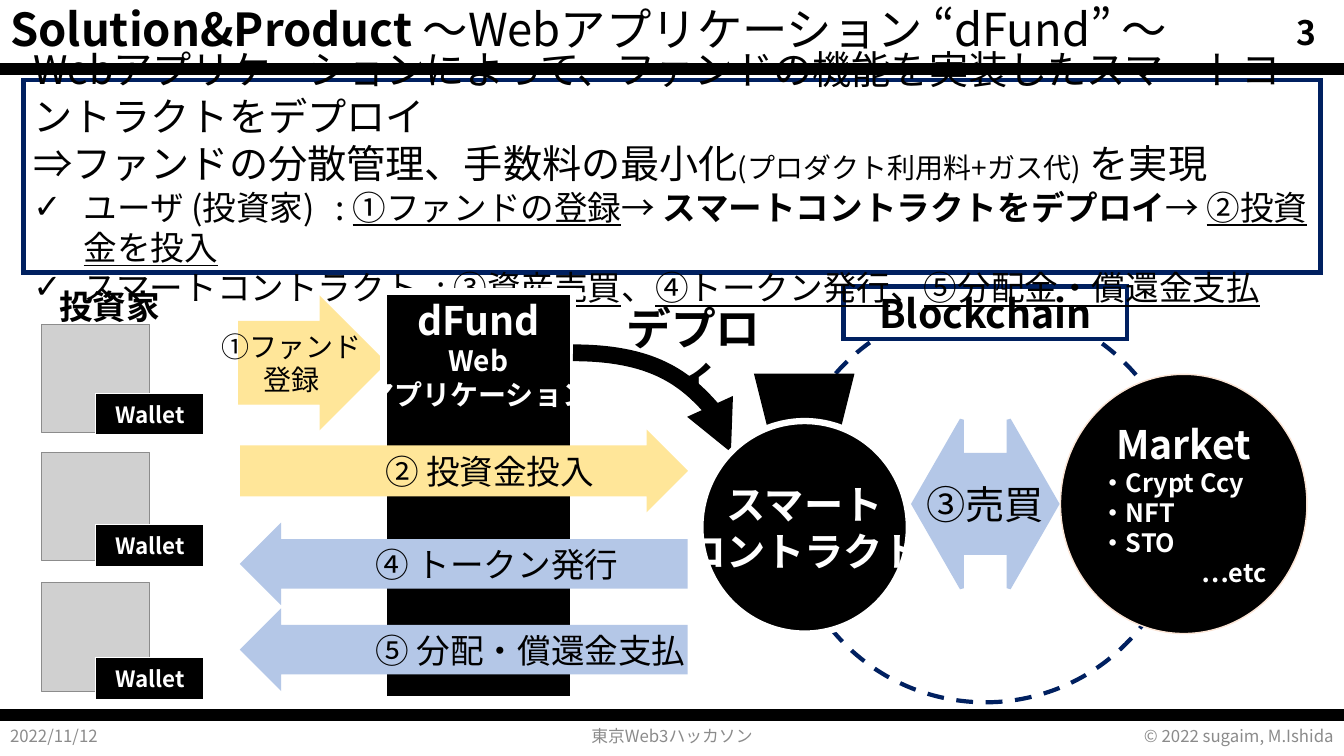
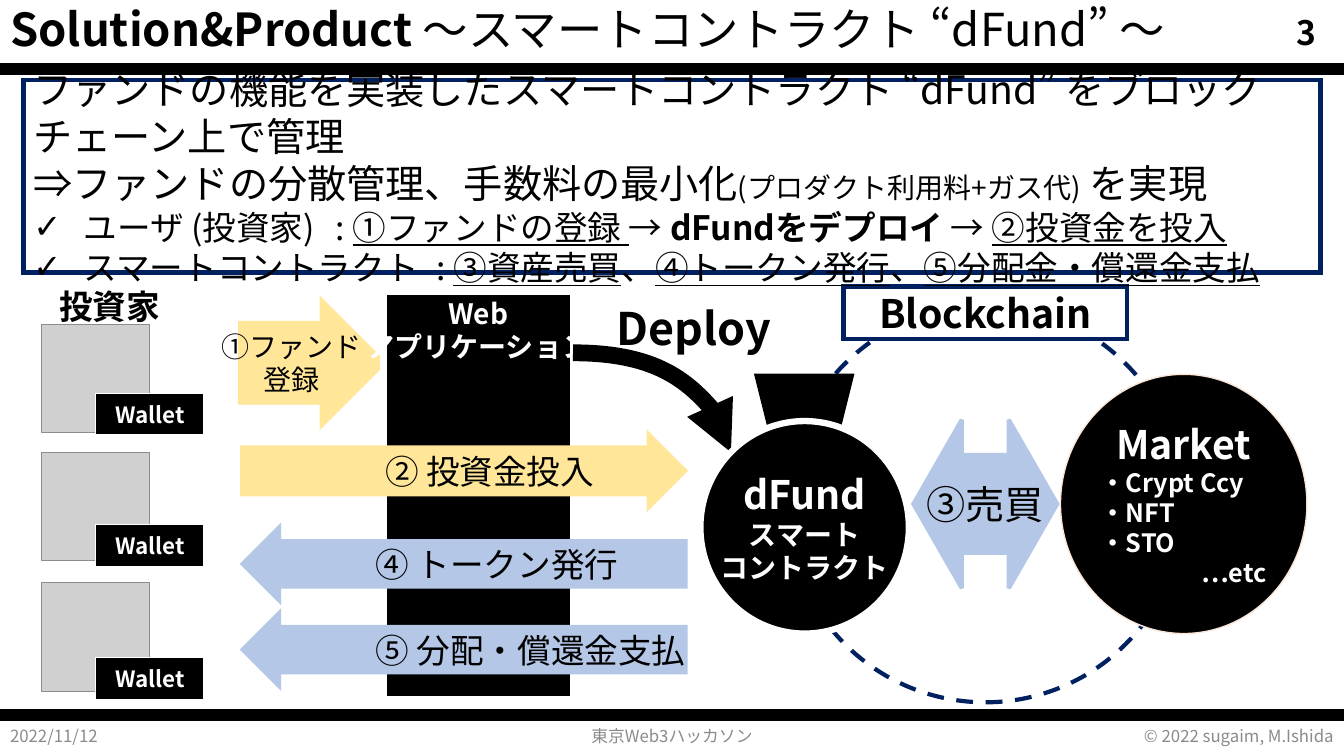
Before and after one commit to web3mini-investment/frontend, a slide deck: slide 3 of TokyoWeb3Hackathon_dFund_Concept.pptx. Drawn at 1344x756 pixels with LibreOffice and Linux fonts; fonts in the diff are those of the drawing; grey boxes stand for pictures. Boxes give left, top, right and bottom in pixels: in the first picture for what was removed or moved away, otherwise in the second. Text is boxed around its words. In the diff, an @@ line names an element or a change of style, - is before the commit and + after.

```diff
--- a/TokyoWeb3Hackathon_dFund_Concept.pptx
+++ b/TokyoWeb3Hackathon_dFund_Concept.pptx
@@ title at (x1=10, y1=6, x2=1109, y2=48): text changed @@
-Solution&Product ～Webアプリケーション “dFund” ～
+Solution&Product ～スマートコントラクト “dFund” ～
@@ text in rectangle at (x1=33, y1=64, x2=1261, y2=155): text changed @@
-Webアプリケーションによって、ファンドの機能を実装したスマートコントラクトをデプロイ
+ファンドの機能を実装したスマートコントラクト “dFund” をブロックチェーン上で管理
@@ text in rectangle at (x1=84, y1=211, x2=1227, y2=247): text changed @@
-✓ ユーザ (投資家) : ①ファンドの登録→ スマートコントラクトをデプロイ→ ②投資金を投入
+✓ ユーザ (投資家) : ①ファンドの登録 → dFundをデプロイ → ②投資金を投入
@@ text in rectangle at (x1=417, y1=303, x2=540, y2=336): paragraph removed @@
-dFund
@@ text at (x1=616, y1=309, x2=770, y2=357): text changed @@
-デプロイ
+Deploy
@@ text in ellipse at (x1=743, y1=477, x2=866, y2=510): paragraph added @@
+dFund
@@ text in ellipse at (x1=720, y1=523, x2=888, y2=586): size 28 to 20 pt in "スマート", "コントラクト" @@
```
Also in this commit, not shown: 2 other slides changed, 1 slide added, 1 other file.
